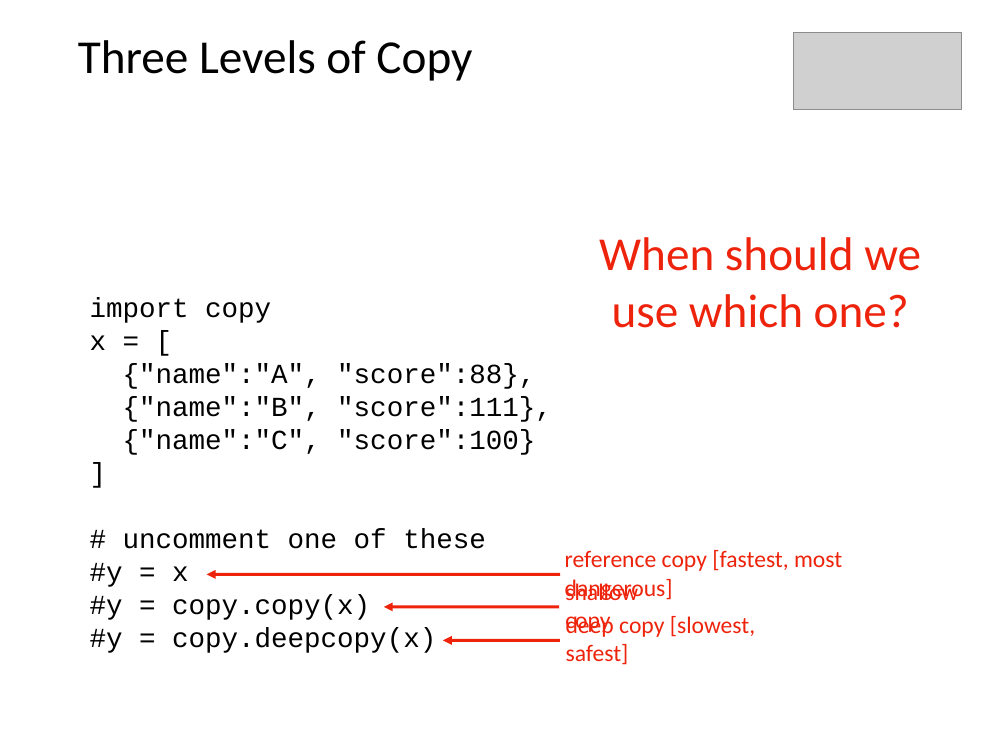
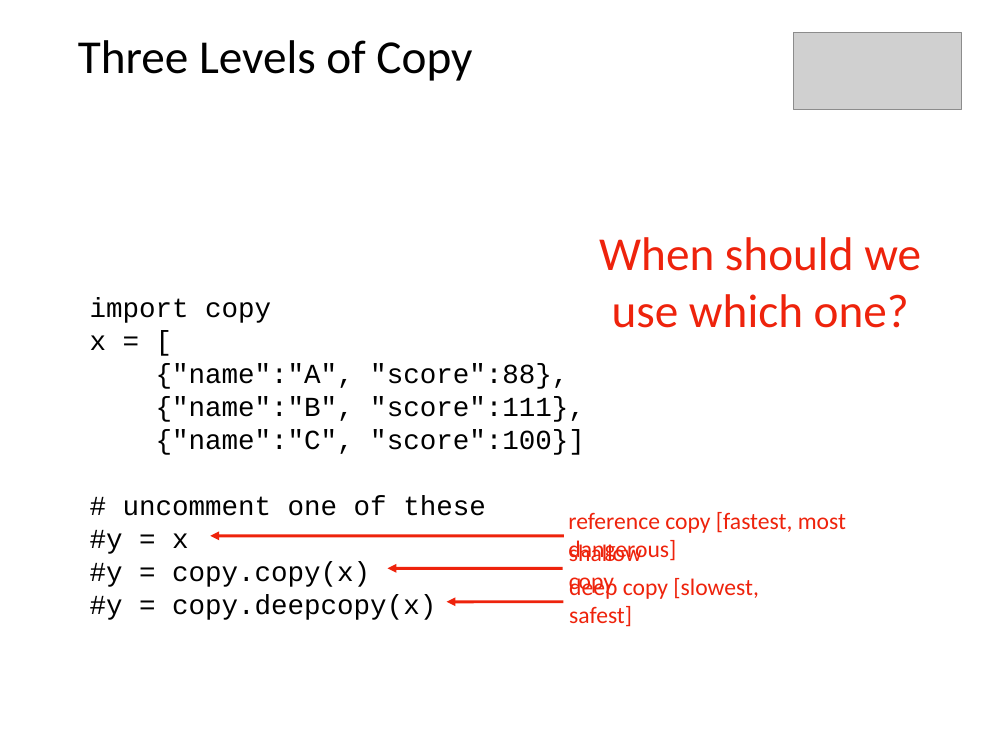
Before and after one commit to tylerharter/caraza-harter-com, a slide deck: slide 25 of tyler/meena/cs220/f20/materials/lec_21_F20.pptx (slide 24 before the commit). Drawn at 1008x756 pixels with LibreOffice and Linux fonts; fonts in the diff are those of the drawing; grey boxes stand for pictures. Boxes give left, top, right and bottom in pixels: in the first picture for what was removed or moved away, otherwise in the second. Text is boxed around its words. In the diff, an @@ line names an element or a change of style, - is before the commit and + after.

```diff
--- a/tyler/meena/cs220/f20/materials/lec_21_F20.pptx
+++ b/tyler/meena/cs220/f20/materials/lec_21_F20.pptx
@@ text at <box>90,335,585,455</box>: text changed @@
-          x = [
-          {"name":"A", "score":88},
-          {"name":"B", "score":111},
-          {"name":"C", "score":100}
-          ]
+          x = [
+          {"name":"A", "score":88},
+          {"name":"B", "score":111},
+          {"name":"C", "score":100}]
@@ 3 texts, 3 arrows: place and size @@
-3 texts, 3 arrows at <box>207,550,842,665</box>
+3 texts, 3 arrows at <box>211,512,846,627</box>
```
Also in this commit, not shown: 1 other slide changed, 1 slide added, 1 other file.
